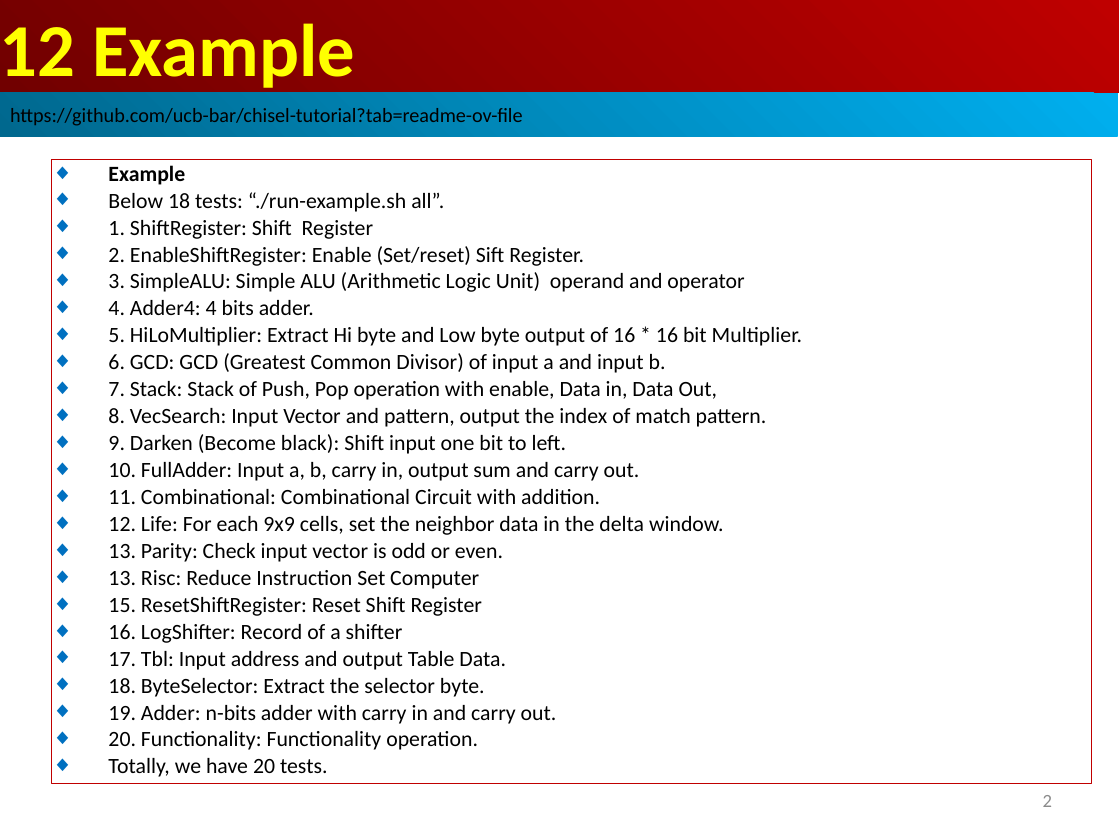
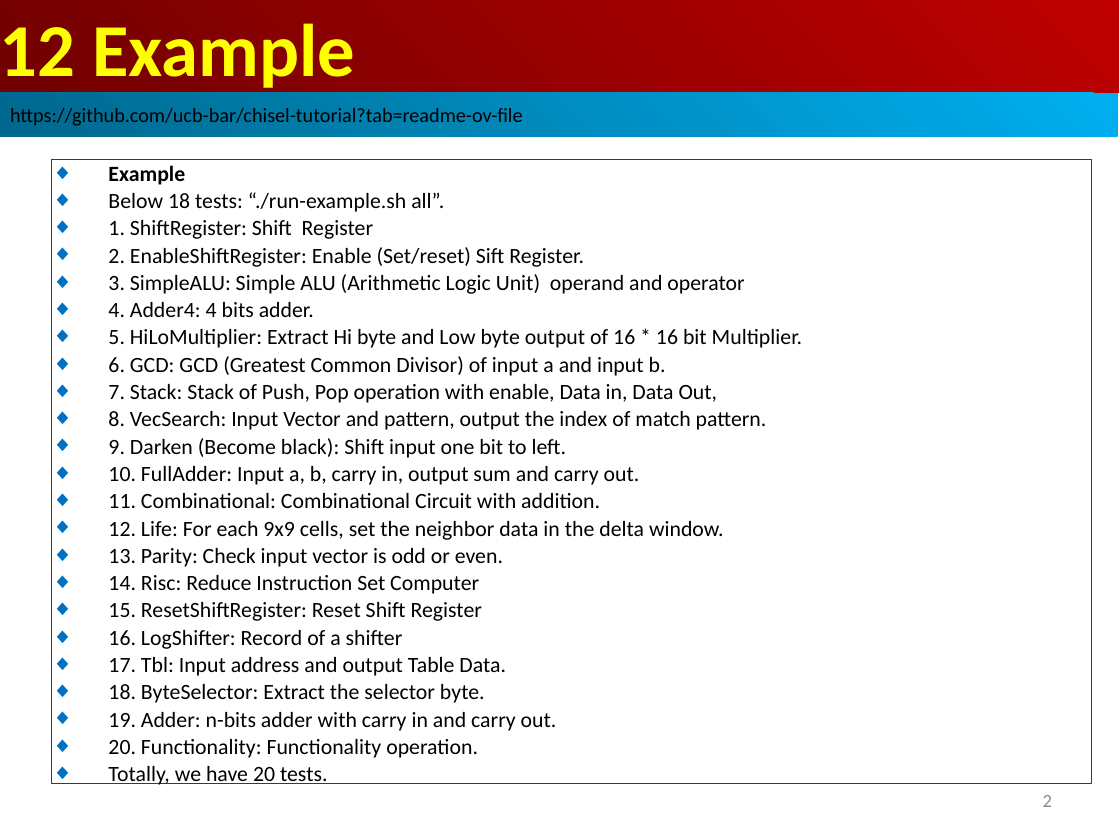
Before and after one commit to peterhchen/AIU_CS800_Chisel, a slide deck: slide 2 of 600_UCB_Chisel/012_All_Example/000_Video/012_Example.ppt. Drawn at 1120x840 pixels with LibreOffice and Linux fonts; fonts in the diff are those of the drawing. Boxes give left, top, right and bottom in pixels: in the first picture for what was removed or moved away, otherwise in the second. Text is boxed around its words. In the diff, an @@ line names an element or a change of style, - is before the commit and + after.

```diff
--- a/600_UCB_Chisel/012_All_Example/000_Video/012_Example.ppt
+++ b/600_UCB_Chisel/012_All_Example/000_Video/012_Example.ppt
@@ text in rectangle at (x1=108, y1=575, x2=479, y2=594): text changed @@
-◆ 13. Risc: Reduce Instruction Set Computer
+◆ 14. Risc: Reduce Instruction Set Computer
```
